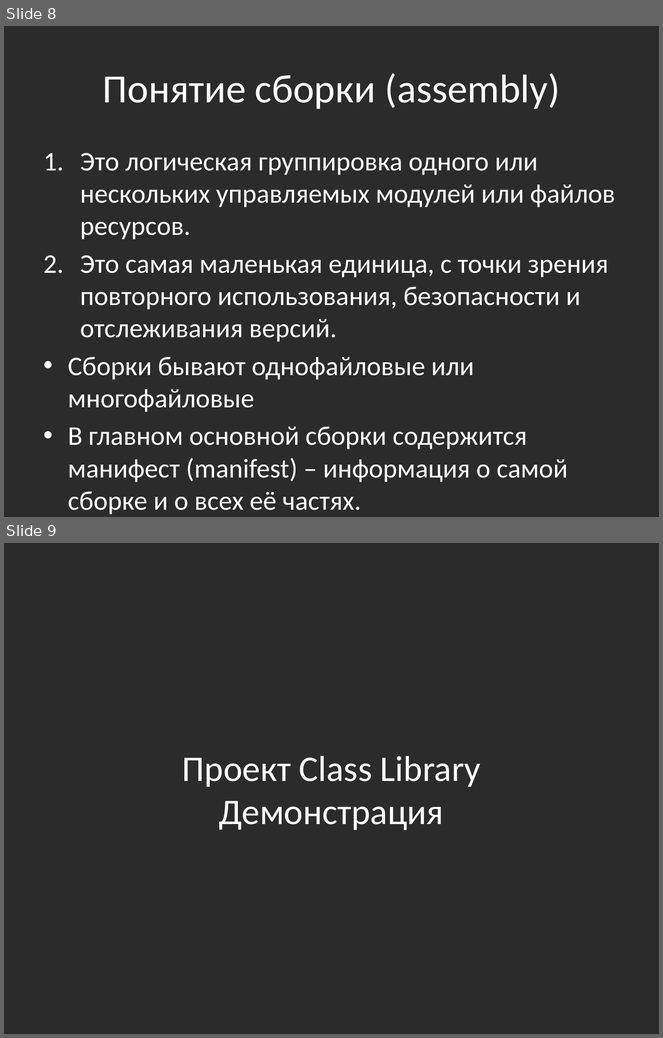
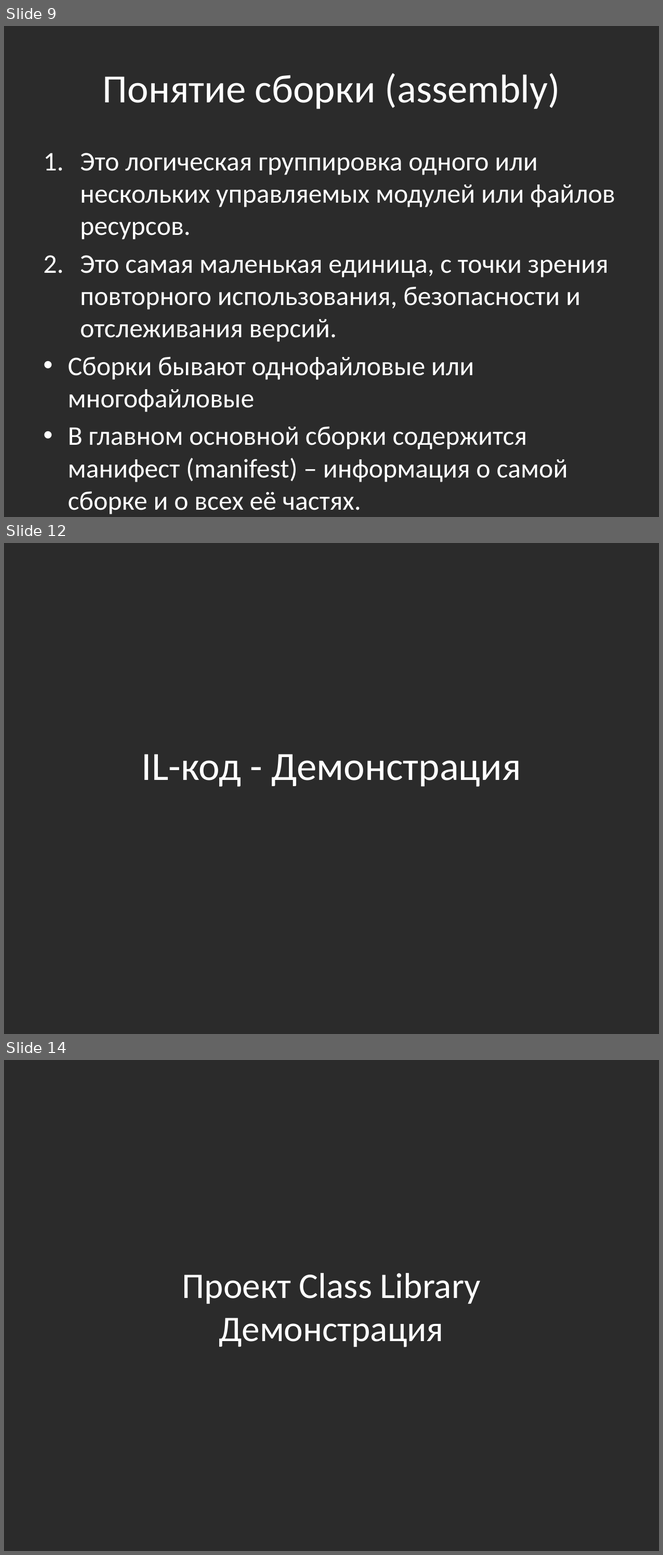
Before and after one commit to bazile/Training, a slide deck: Presentation/lesson-07-reflection.pptx. Shown one above the other, each under a label of ours: slides 8 and 9 before the commit, slides 9, 12 and 14 after it; the slides between them are not shown. The pictures are 663x1038 and 663x1555 pixels, drawn with LibreOffice and Linux fonts; fonts in the diff are those of the drawing; background and template pictures are left out; a plain dark background stands for a picture behind light text. Boxes give left, top, right and bottom in pixels: in the first picture for what was removed or moved away, otherwise in the second. Text is boxed around its words. In the diff, an @@ line names an element or a change of style, - is before the commit and + after.

```diff
--- a/Presentation/lesson-07-reflection.pptx
+++ b/Presentation/lesson-07-reflection.pptx
@@ slide 12 added at <box>4,543,659,1034</box>, background picture (left out) @@
@@ text added at <box>142,754,521,787</box>, 44 pt, text #FFFFFF @@
+IL-код - Демонстрация
@@ what was slide 8 is now slide 9 @@
@@ what was slide 9 is now slide 14 @@
```
Also in this commit, not shown: 3 slides changed, 4 other slides added, 1 other file.
